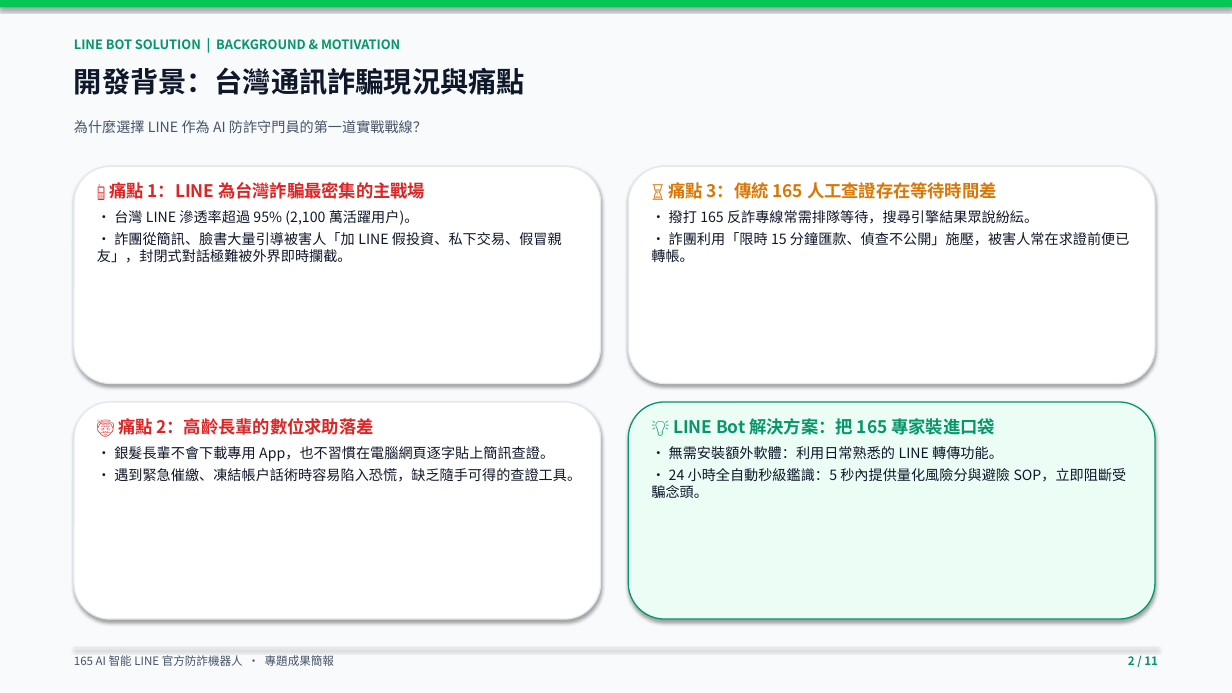
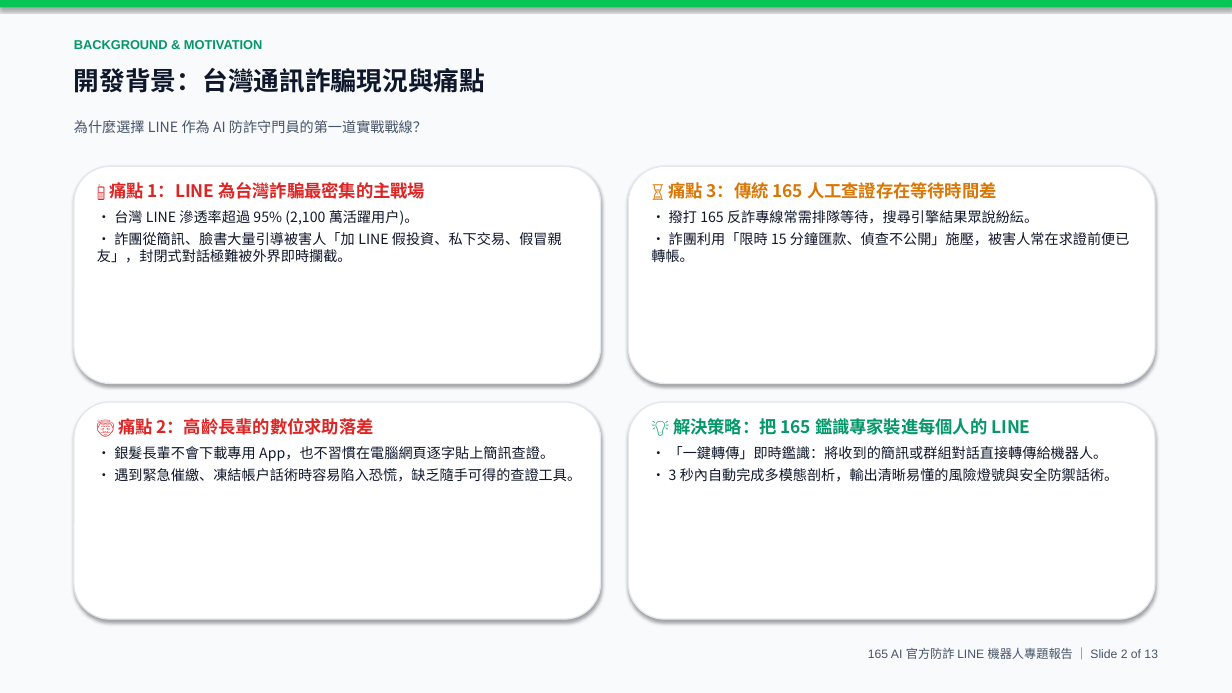
Before and after one commit to alex0647-star/165-anti-scam-ai, a slide deck: slide 2 of LINE官方防詐機器人_專題簡報.pptx. Drawn at 1232x693 pixels with LibreOffice and Linux fonts; fonts in the diff are those of the drawing. Boxes give left, top, right and bottom in pixels: in the first picture for what was removed or moved away, otherwise in the second. Text is boxed around its words. In the diff, an @@ line names an element or a change of style, - is before the commit and + after.

Commit message:
更新 165 AI 專題簡報、LINE 官方機器人伺服器與相關實測成果

```diff
--- a/LINE官方防詐機器人_專題簡報.pptx
+++ b/LINE官方防詐機器人_專題簡報.pptx
@@ text at (x1=74, y1=40, x2=262, y2=49): text changed; font Noto Sans CJK TC to Arial @@
-LINE BOT SOLUTION | BACKGROUND & MOTIVATION
+BACKGROUND & MOTIVATION
@@ text "開發背景：台灣通訊詐騙現況與痛點" at (x1=74, y1=68, x2=485, y2=93): size 22 to 20 pt @@
@@ rounded rectangle at (x1=628, y1=402, x2=1155, y2=619): fill #ECFDF5 to #FFFFFF; outline #059669 1 pt to #E2E8F0 1 pt @@
@@ text at (x1=669, y1=418, x2=1119, y2=482): text changed @@
-💡 LINE Bot 解決方案：把 165 專家裝進口袋
-• 無需安裝額外軟體：利用日常熟悉的 LINE 轉傳功能。
-• 24 小時全自動秒級鑑識：5 秒內提供量化風險分與避險 SOP，立即阻斷受騙念頭。
+💡 解決策略：把 165 鑑識專家裝進每個人的 LINE
+• 「一鍵轉傳」即時鑑識：將收到的簡訊或群組對話直接轉傳給機器人。
+• 3 秒內自動完成多模態剖析，輸出清晰易懂的風險燈號與安全防禦話術。
@@ rectangle removed at (x1=74, y1=647, x2=1158, y2=648) @@
@@ text at (x1=868, y1=648, x2=1158, y2=659): text changed; size 9 to 9.5 pt; font Noto Sans CJK TC to Arial @@
-165 AI 智能 LINE 官方防詐機器人 • 專題成果簡報
+165 AI 官方防詐 LINE 機器人專題報告 ｜ Slide 2 of 13
@@ text removed at (x1=1128, y1=656, x2=1158, y2=665) @@
-2 / 11
```
Also in this commit, not shown: 8 other slides changed, 4 slides added, 2 slides removed, 4 other files.
